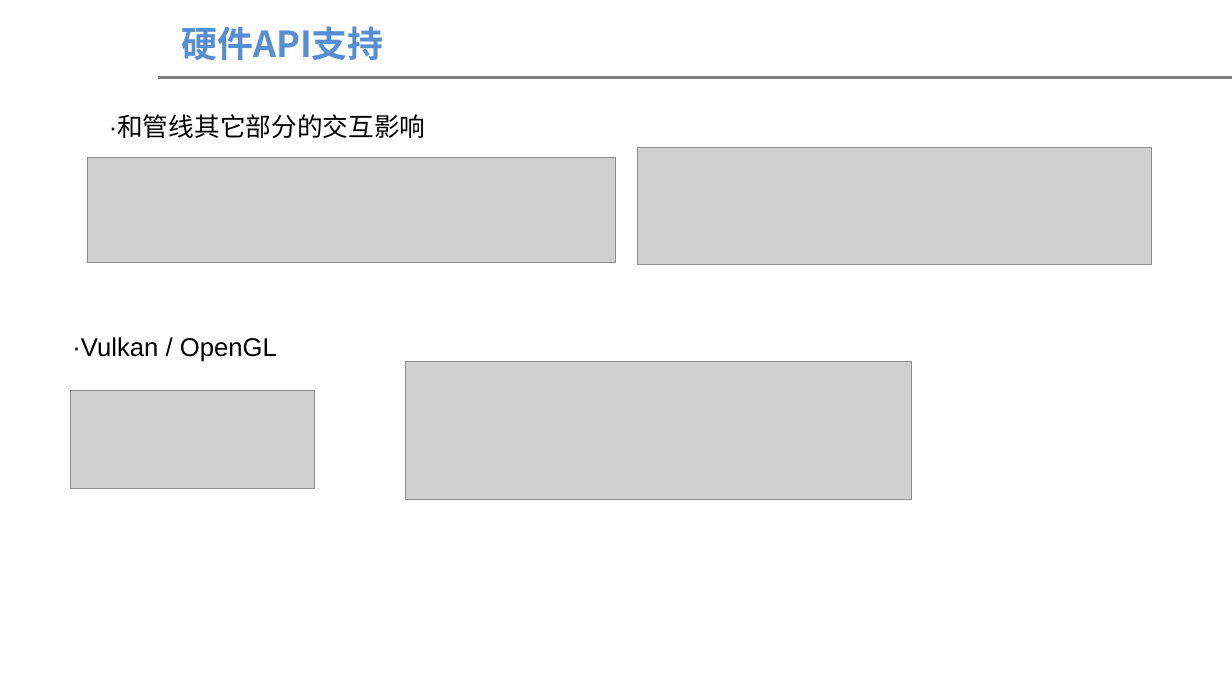
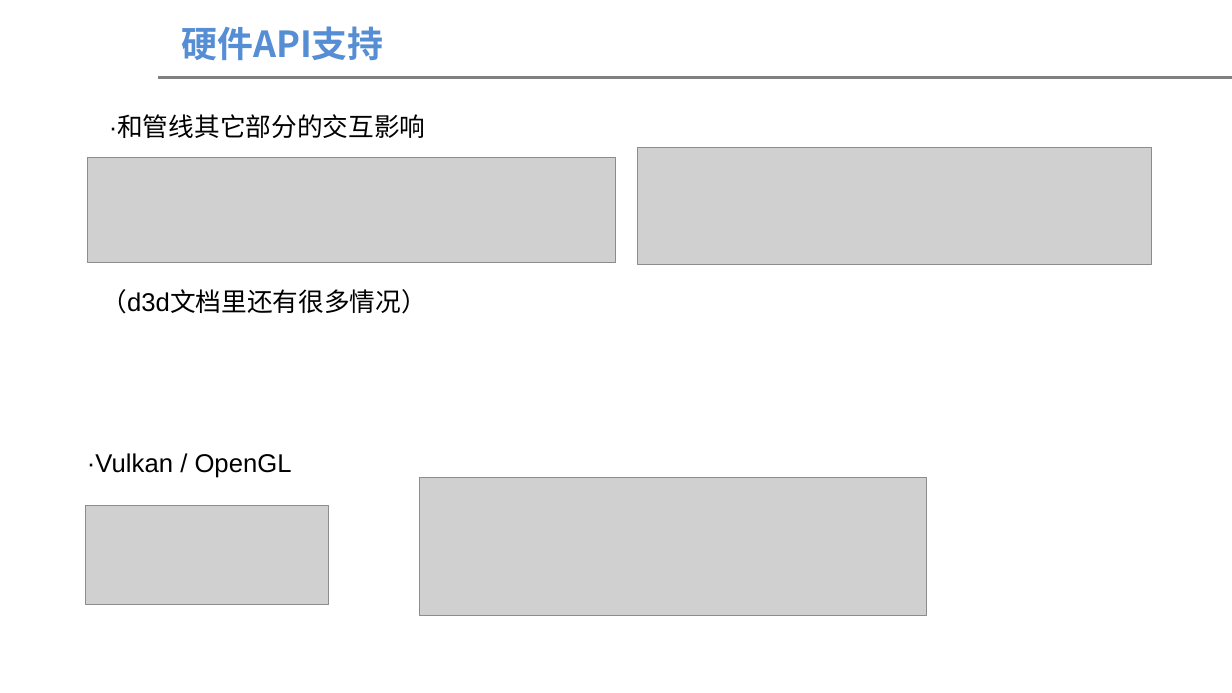
Before and after one commit to theyellowstar/202502Share, a slide deck: slide 9 of 保守光栅化介绍.pptx (slide 8 before the commit). Drawn at 1232x693 pixels with LibreOffice and Linux fonts; fonts in the diff are those of the drawing; grey boxes stand for pictures; background and template pictures are left out. Boxes give left, top, right and bottom in pixels: in the first picture for what was removed or moved away, otherwise in the second. Text is boxed around its words. In the diff, an @@ line names an element or a change of style, - is before the commit and + after.

```diff
--- a/保守光栅化介绍.pptx
+++ b/保守光栅化介绍.pptx
@@ text added at (x1=101, y1=289, x2=427, y2=314), 20 pt, text #000000 @@
+（d3d文档里还有很多情况）
@@ 2 pictures, 1 text moved together from (x1=70, y1=337, x2=912, y2=500) to (x1=85, y1=453, x2=926, y2=615) @@
```
Also in this commit, not shown: 3 other slides changed, 7 slides added, 20 slides removed, 1 other file.
